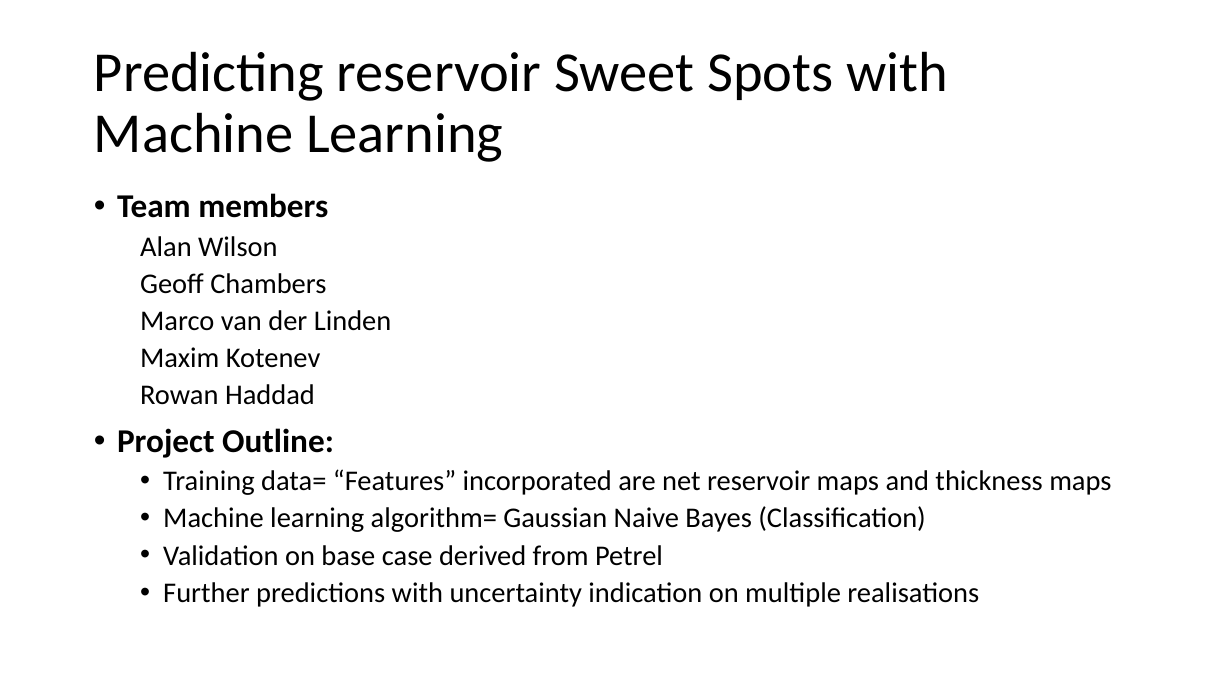
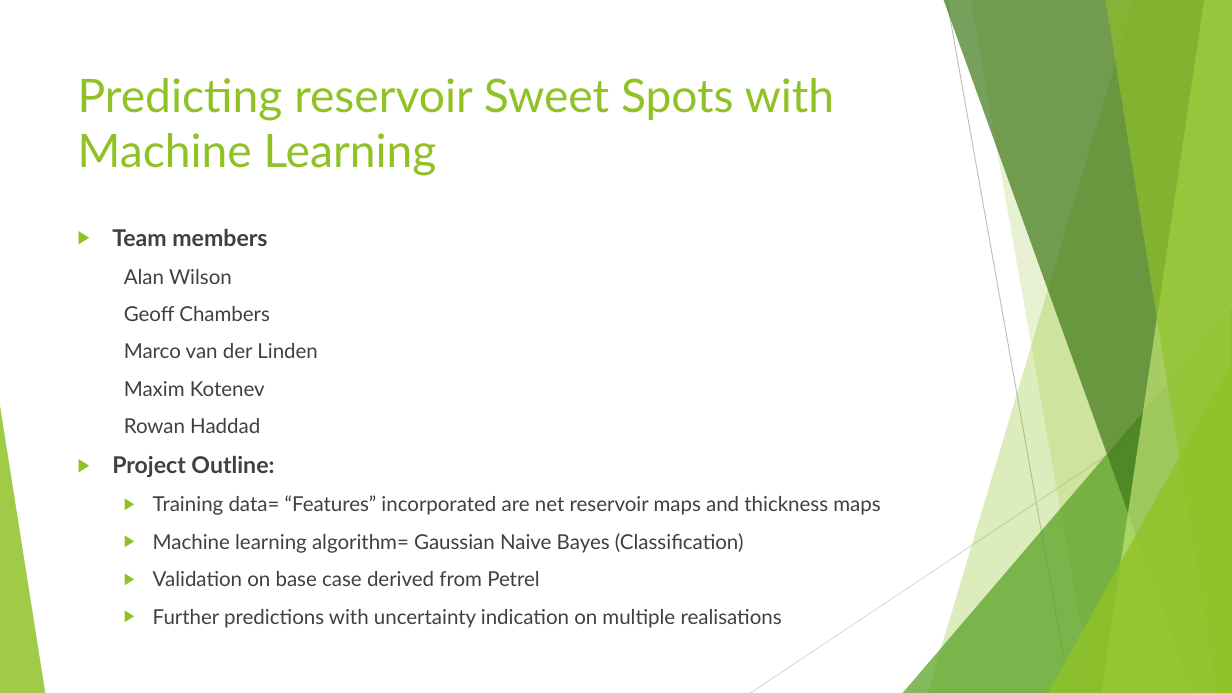
Before and after one commit to Nozziel/OGA2018_SweetSpotPrediction, a slide deck: slide 1 of Presentation1.pptx. Drawn at 1232x693 pixels with LibreOffice and Linux fonts; fonts in the diff are those of the drawing. Boxes give left, top, right and bottom in pixels: in the first picture for what was removed or moved away, otherwise in the second. Text is boxed around its words. In the diff, an @@ line names an element or a change of style, - is before the commit and + after.

Commit message:
theme

```diff
--- a/Presentation1.pptx
+++ b/Presentation1.pptx
@@ title "Predicting reservoir Sweet Spots with ...": place and size @@
-title "Predicting reservoir Sweet Spots with ..." at [94,51,948,162]
+title "Predicting reservoir Sweet Spots with ..." at [78,78,835,176]
@@ title "Predicting reservoir Sweet Spots with ..." at [78,78,835,176]: size 44 to 36 pt, font Calibri to Lato, text colour #000000 to #90C226; line spacing 0.9 to 1; vertical alignment middle to top @@
@@ text "Team members": place and size @@
-text "Team members" at [117,193,1111,607]
+text "Team members" at [112,229,880,628]
@@ text "Team members" at [112,229,880,628]: size 25.9 to 18 pt in "Team members", "Project Outline:"; font Calibri to Lato, text colour #000000 to #404040, size 22.2 to 16 pt; bullet • to ▶; line spacing 0.9 to 1; more space between paragraphs @@
@@ group added at [0,0,1232,693]: 5 freeform shapes, 3 triangles, 2 lines @@
```
Also in this commit, not shown: 3 other slides changed.
